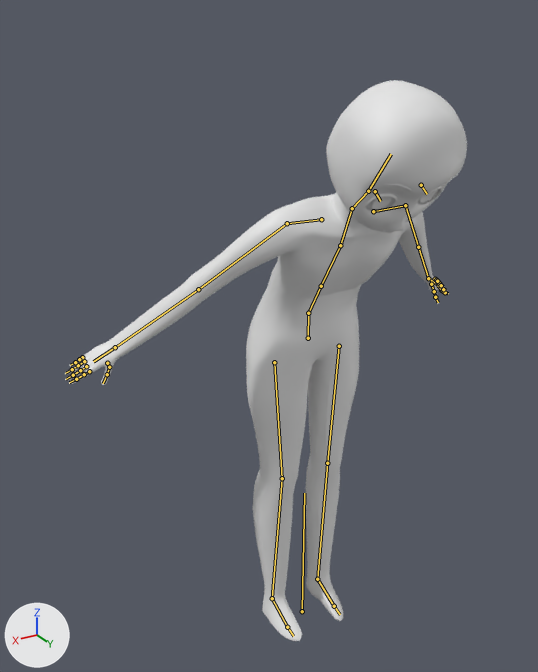
One commit to the Blender file body.blend: the scene before it, then after it.
Both versions are drawn from a camera (50 mm lens) standing at (0.913, 1.341, 1.536) and looking at (0.11, 0.003, 0.867). The axes (+X, +Y, +Z) are drawn at lower left. The lights are the same throughout. Both versions are drawn at the pose saved in each file; the numbers are the values there. The bones that bend it are drawn over the model as lines.

Names of what the first picture shows: 'body', 'まつげ', 'まゆげ', '目'.
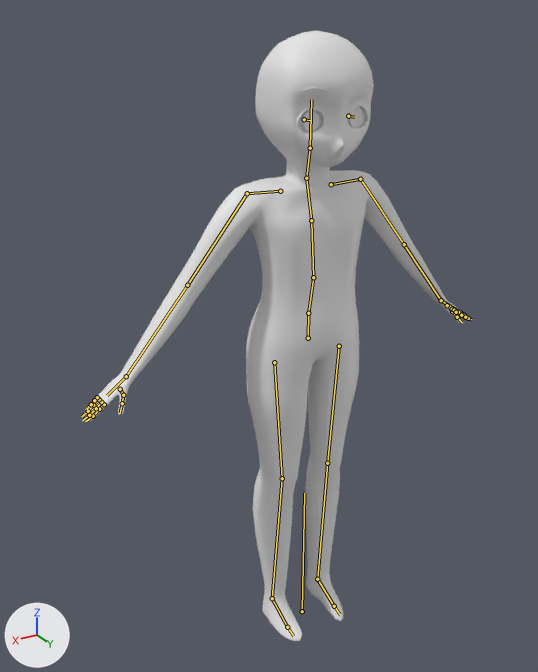
Commit message: Reset pose

Boxes [x1, y1, x2, y2] around the edits, measured in the pictures (538 x 672 px):
'body', posed (9% taller)
    before: [65, 80, 467, 641]
    after: [82, 30, 472, 641]
'目', posed (8% narrower, 18% taller)
    before: [372, 190, 436, 211]
    after: [303, 107, 362, 132]
'まつげ', posed (6% narrower)
    before: [366, 186, 442, 207]
    after: [297, 105, 368, 126]
'まゆげ', posed
    before: [383, 174, 458, 190]
    after: [301, 84, 371, 92]
bone 'Spine', root to tip
    before: (308, 313) to (321, 286)
    after: (308, 313) to (313, 277)
bone 'Chest', root to tip
    before: (321, 286) to (340, 245)
    after: (313, 277) to (311, 220)

The change in detail:
Bone 'Spine' (bone_spine) turns from (-20, 0, 0) to (0, 0, 0) degrees about its own x, y and z.
Bone 'Chest' (bone_chest) turns from (-17, 0, 0) to (0, 0, 0) degrees about its own x, y and z.
